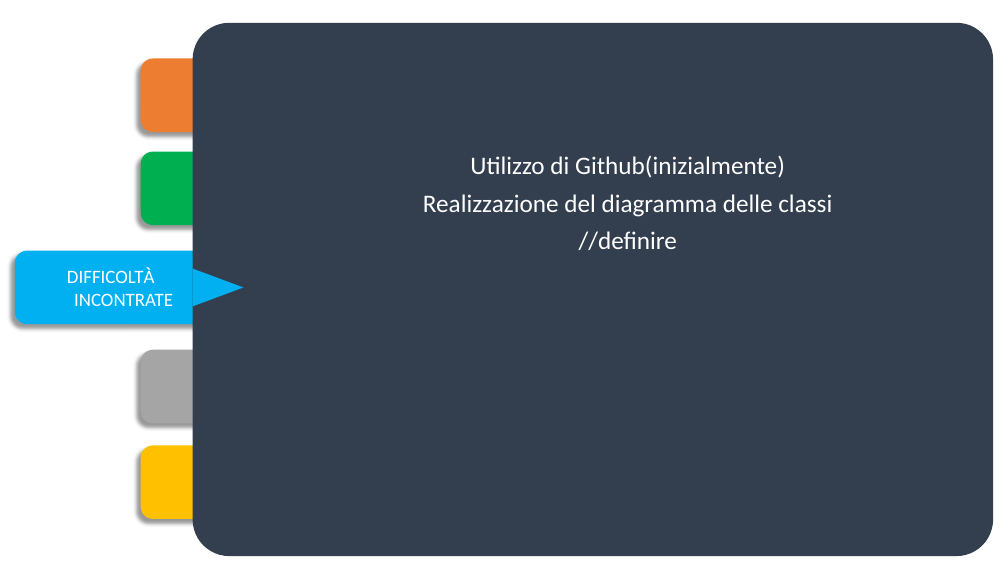
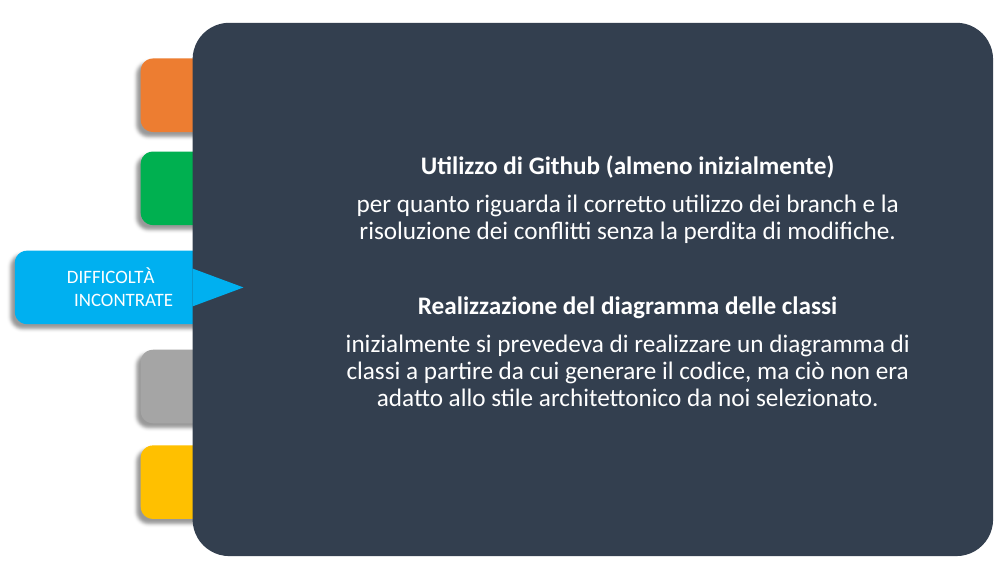
Before and after one commit to FilippoBolis/MED_Progetto_Ing_Software_23_24, a slide deck: slide 3 of MED/doc/Presentazione M.E.D.pptx. Drawn at 1008x567 pixels with LibreOffice and Linux fonts; fonts in the diff are those of the drawing. Boxes give left, top, right and bottom in pixels: in the first picture for what was removed or moved away, otherwise in the second. Text is boxed around its words. In the diff, an @@ line names an element or a change of style, - is before the commit and + after.

Commit message:
Modifiche varie
sistemazione del database, aggiunta dati alla presentazione e modifiche da completare al logico

```diff
--- a/MED/doc/Presentazione M.E.D.pptx
+++ b/MED/doc/Presentazione M.E.D.pptx
@@ text at <box>357,155,899,243</box>: text changed @@
-Utilizzo di Github(inizialmente)
+Utilizzo di Github (almeno inizialmente)
+per quanto riguarda il corretto utilizzo dei branch e la risoluzione dei conflitti senza la perdita di modifiche.
@@ text at <box>418,296,837,319</box>: bold on in "Realizzazione del diagramma delle classi" @@
@@ text at <box>346,334,910,406</box>: text changed @@
-//definire
+inizialmente si prevedeva di realizzare un diagramma di classi a partire da cui generare il codice, ma ciò non era adatto allo stile architettonico da noi selezionato.
```
Also in this commit, not shown: 3 other slides changed, 11 other files.
